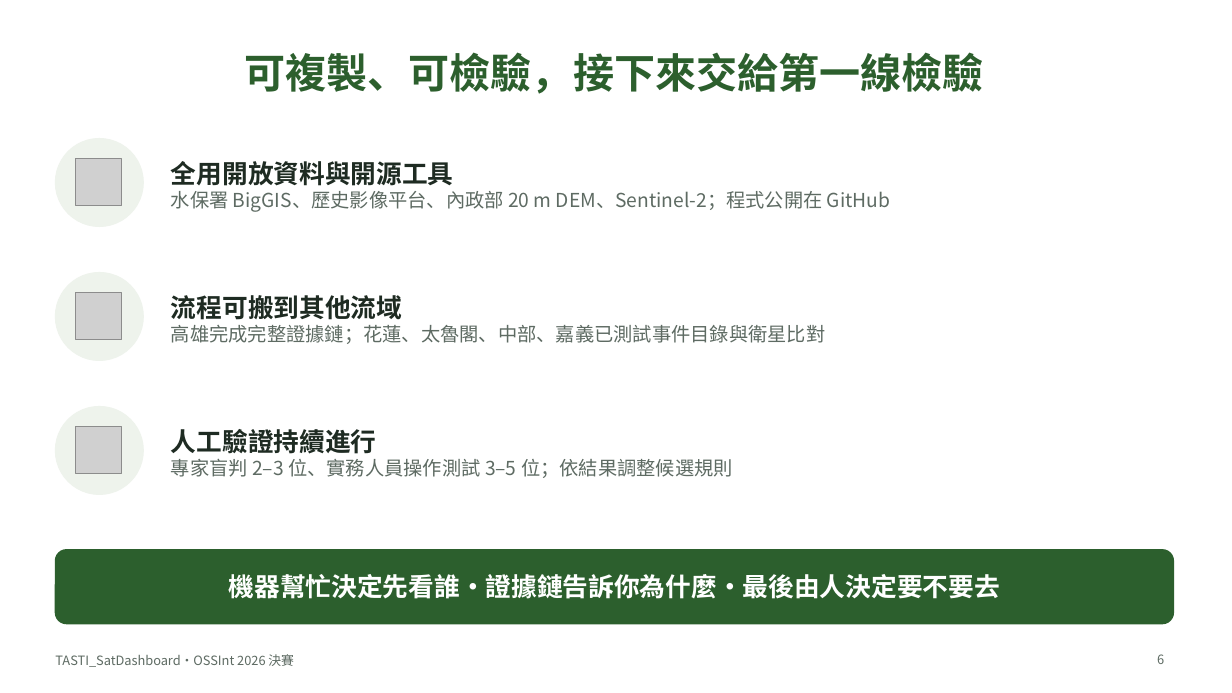
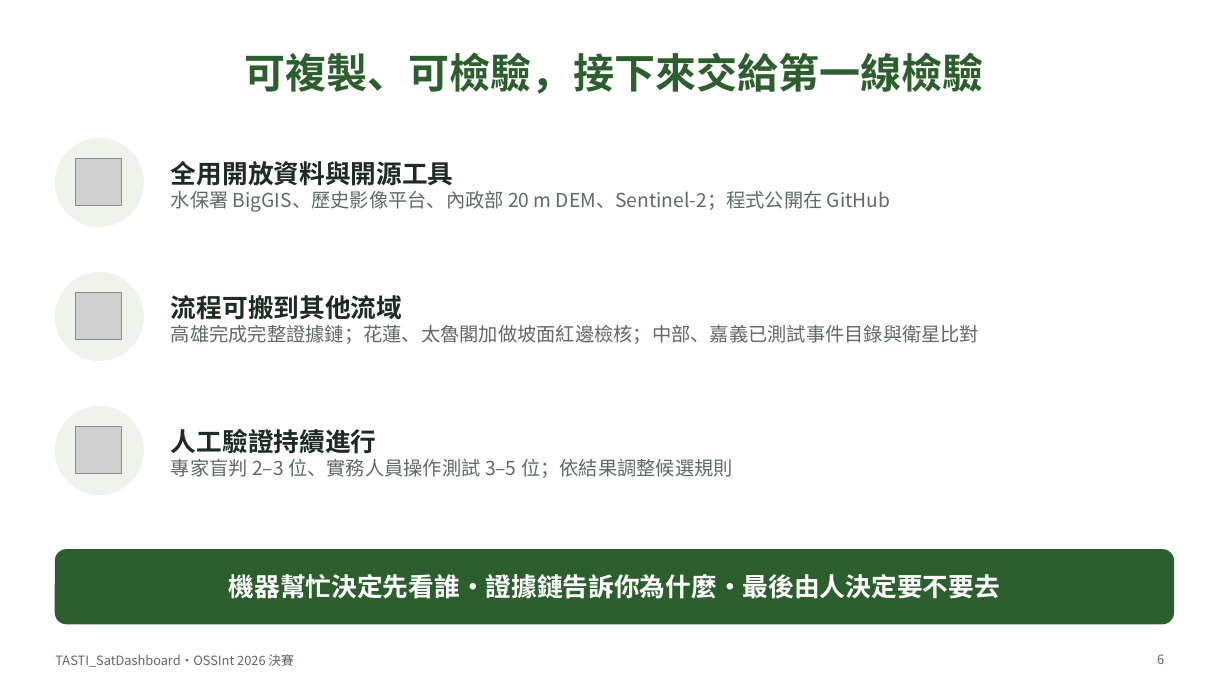
Before and after one commit to RhynoW/ardswc-resilience-observatory, a slide deck: slide 6 of presentation/TASTI_SatDashboard-決賽簡報.pptx. Drawn at 1232x693 pixels with LibreOffice and Linux fonts; fonts in the diff are those of the drawing; grey boxes stand for pictures. Boxes give left, top, right and bottom in pixels: in the first picture for what was removed or moved away, otherwise in the second. Text is boxed around its words. In the diff, an @@ line names an element or a change of style, - is before the commit and + after.

```diff
--- a/presentation/TASTI_SatDashboard-決賽簡報.pptx
+++ b/presentation/TASTI_SatDashboard-決賽簡報.pptx
@@ text at box(171, 325, 979, 344): text changed @@
-高雄完成完整證據鏈；花蓮、太魯閣、中部、嘉義已測試事件目錄與衛星比對
+高雄完成完整證據鏈；花蓮、太魯閣加做坡面紅邊檢核；中部、嘉義已測試事件目錄與衛星比對
```
Also in this commit, not shown: 2 other slides changed, 5 other files.
